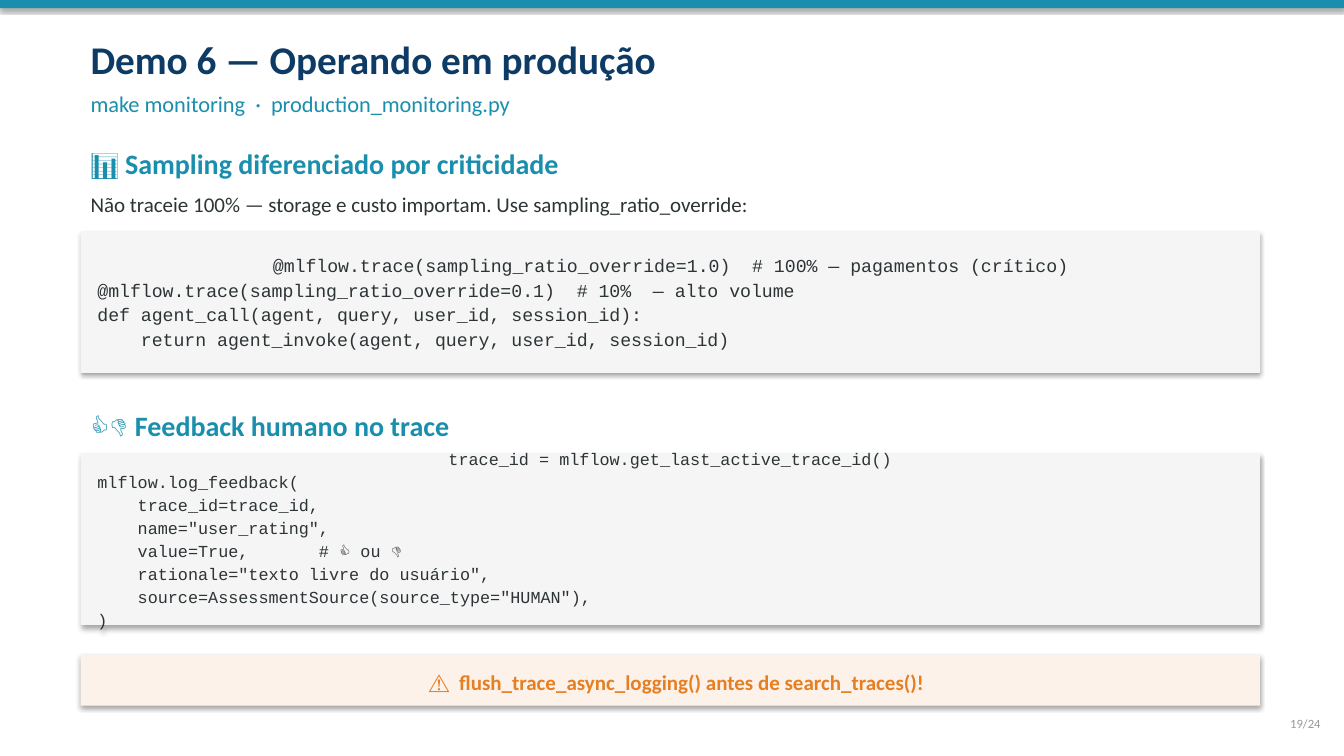
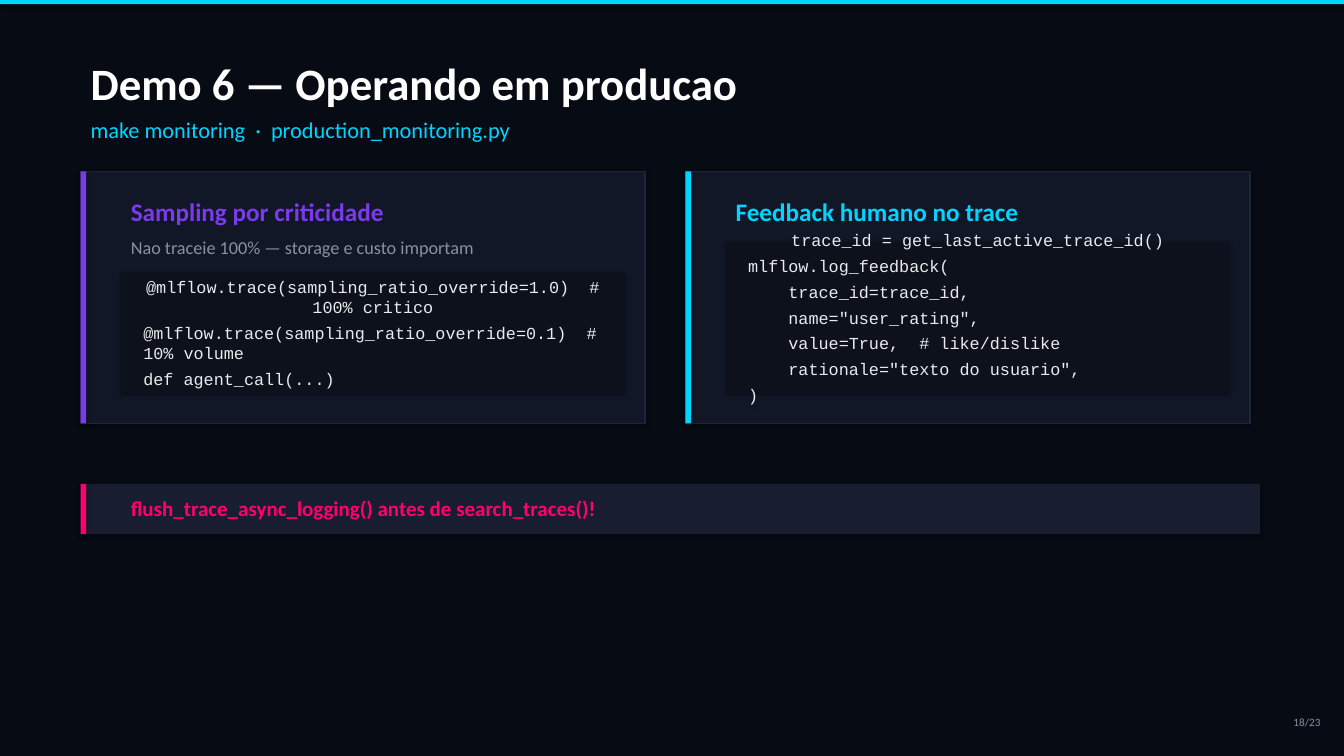
Before and after one commit to marcos2872/ia-observability, a slide deck: slide 18 of docs/workshop-observabilidade-ia.pptx (slide 19 before the commit). Drawn at 1344x756 pixels with LibreOffice and Linux fonts; fonts in the diff are those of the drawing. Boxes give left, top, right and bottom in pixels: in the first picture for what was removed or moved away, otherwise in the second. Text is boxed around its words. In the diff, an @@ line names an element or a change of style, - is before the commit and + after.

Commit message:
feat: redesign PPTX with futuristic dark theme and cover image
- Full-bleed cover image (Gemini_Generated_Image) with dark overlay
- Neon cyber palette: cyan, purple, mint, pink on deep navy bg
- Dark cards with left accent bars (glassmorphism-inspired)
- Section slides with large numbers and decorative lines
- 23 slides total (roteiro slide removed)
- All content slides: dark background, code blocks in monospace,
  tables with alternating dark rows, numbered steps
- Script refactored with helpers: _card, _section_number, _alpha (XML transparency)

```diff
--- a/docs/workshop-observabilidade-ia.pptx
+++ b/docs/workshop-observabilidade-ia.pptx
@@ background #FFFFFF to #070B14 @@
@@ rectangle: place and size @@
-rectangle at bbox=[0, 0, 1344, 8]
+rectangle at bbox=[0, 0, 1344, 4]
@@ rectangle at bbox=[0, 0, 1344, 4]: fill #1A8FAD to #00D4FF @@
@@ text at bbox=[91, 68, 737, 107]: text changed; size 28 to 32 pt; text colour #0D3B66 to #FFFFFF @@
-Demo 6 — Operando em produção
+Demo 6 — Operando em producao
@@ text "make monitoring · production_monitoring.py": place and size @@
-text "make monitoring · production_monitoring.py" at bbox=[91, 96, 510, 116]
+text "make monitoring · production_monitoring.py" at bbox=[91, 122, 510, 142]
@@ text "make monitoring · production_monitoring.py" at bbox=[91, 122, 510, 142]: text colour #1A8FAD to #00D4FF @@
@@ rectangle added at bbox=[81, 171, 645, 423], fill #121728, outline #1E243A 1 pt @@
@@ rectangle added at bbox=[81, 171, 87, 423], fill #7C3AED @@
@@ rectangle added at bbox=[686, 171, 1250, 423], fill #121728, outline #1E243A 1 pt @@
@@ rectangle added at bbox=[686, 171, 692, 423], fill #00D4FF @@
@@ text at bbox=[131, 203, 383, 226]: text changed; size 20 to 18 pt; text colour #1A8FAD to #7C3AED @@
-📊 Sampling diferenciado por criticidade
+Sampling por criticidade
@@ text at bbox=[736, 203, 1018, 221]: text changed; size 20 to 18 pt; text colour #1A8FAD to #00D4FF @@
-👍👎 Feedback humano no trace
+Feedback humano no trace
@@ rectangle "trace_id = get_last_active_trace_id()" at bbox=[726, 242, 1230, 393]: fill #F5F5F5 to #0D111C @@
@@ rectangle "trace_id = get_last_active_trace_id()": place and size @@
-rectangle "trace_id = get_last_active_trace_id()" at bbox=[81, 454, 1260, 625]
+rectangle "trace_id = get_last_active_trace_id()" at bbox=[726, 242, 1230, 393]
@@ text in rectangle at bbox=[791, 234, 1164, 250]: text changed; text colour #2D3436 to #E8EAED @@
-trace_id = mlflow.get_last_active_trace_id()
+trace_id = get_last_active_trace_id()
@@ text at bbox=[131, 241, 473, 257]: text changed; size 15 to 13 pt; text colour #2D3436 to #8B8F9E @@
-Não traceie 100% — storage e custo importam. Use sampling_ratio_override:
+Nao traceie 100% — storage e custo importam
@@ text in rectangle at bbox=[748, 260, 979, 328]: text colour #2D3436 to #E8EAED in "mlflow.log_feedback(", "trace_id=trace_id,", "name="user_rating",", ")"; more space between paragraphs @@
@@ rectangle "@mlflow.trace(sampling_ratio_override=1.0) # 100% critico": place and size @@
-rectangle "@mlflow.trace(sampling_ratio_override=1.0) # 100% critico" at bbox=[81, 232, 1260, 373]
+rectangle "@mlflow.trace(sampling_ratio_override=1.0) # 100% critico" at bbox=[121, 272, 625, 393]
@@ rectangle "@mlflow.trace(sampling_ratio_override=1.0) # 100% critico" at bbox=[121, 272, 625, 393]: fill #F5F5F5 to #0D111C @@
@@ text in rectangle at bbox=[143, 281, 569, 389]: text changed; size 13 to 12 pt; text colour #2D3436 to #E8EAED @@
-@mlflow.trace(sampling_ratio_override=1.0) # 100% — pagamentos (crítico)
-@mlflow.trace(sampling_ratio_override=0.1) # 10% — alto volume
-def agent_call(agent, query, user_id, session_id):
-return agent_invoke(agent, query, user_id, session_id)
+@mlflow.trace(sampling_ratio_override=1.0) # 100% critico
+@mlflow.trace(sampling_ratio_override=0.1) # 10% volume
+def agent_call(...)
@@ text in rectangle at bbox=[788, 337, 1081, 378]: text changed; text colour #2D3436 to #E8EAED @@
-value=True, # 👍 ou 👎
-rationale="texto livre do usuário",
-source=AssessmentSource(source_type="HUMAN"),
+value=True, # like/dislike
+rationale="texto do usuario",
@@ rectangle added at bbox=[81, 484, 1260, 534], fill #181E30 @@
@@ rectangle added at bbox=[81, 484, 87, 534], fill #FF006E @@
@@ text "flush_trace_async_logging() antes de search_traces()!": place and size @@
-text "flush_trace_async_logging() antes de search_traces()!" at bbox=[81, 655, 1260, 706]
+text "flush_trace_async_logging() antes de search_traces()!" at bbox=[131, 500, 595, 520]
@@ text "flush_trace_async_logging() antes de search_traces()!" at bbox=[131, 500, 595, 520]: vertical alignment middle to top; fill #FDF2E9 to none; shadow off @@
@@ text at bbox=[131, 500, 595, 520]: text changed; text colour #E67E22 to #FF006E @@
-⚠️ flush_trace_async_logging() antes de search_traces()!
+flush_trace_async_logging() antes de search_traces()!
@@ text at bbox=[1293, 718, 1320, 726]: text changed; size 9 to 8 pt; text colour #999999 to #8B8F9E @@
-19/24
+18/23
```
Also in this commit, not shown: 20 other slides changed, 2 slides added, 3 slides removed, 1 other file.
